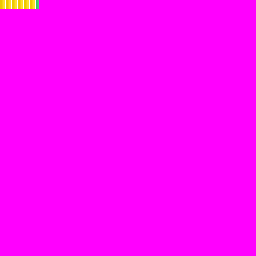
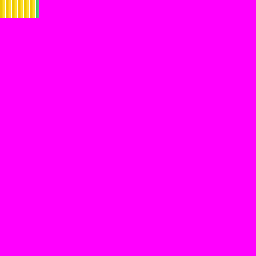
Layer changes from the first 256×256 image to the second:
added layer "Water Bar" above "Energy Bar" over (0, 9, 39, 18)
painted on "Background" over (0, 9, 39, 18)
